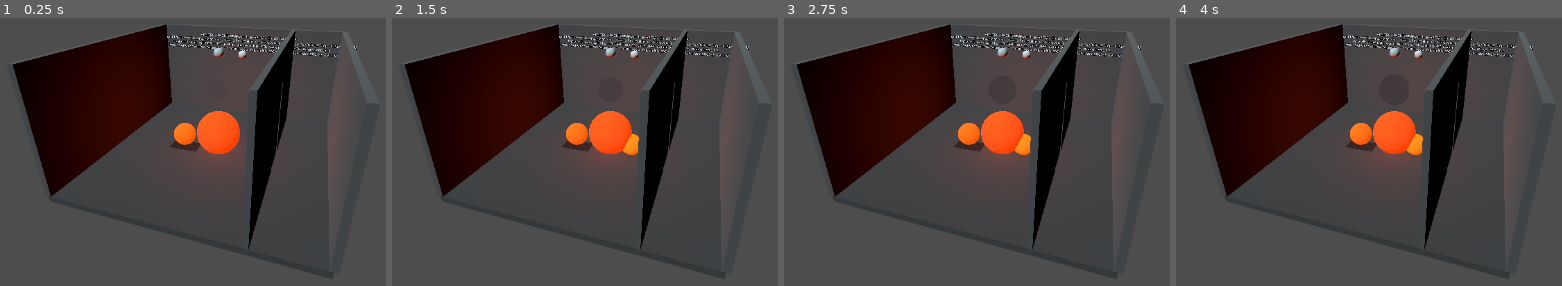
Above: before the commit, frames 1-4 (left to right).
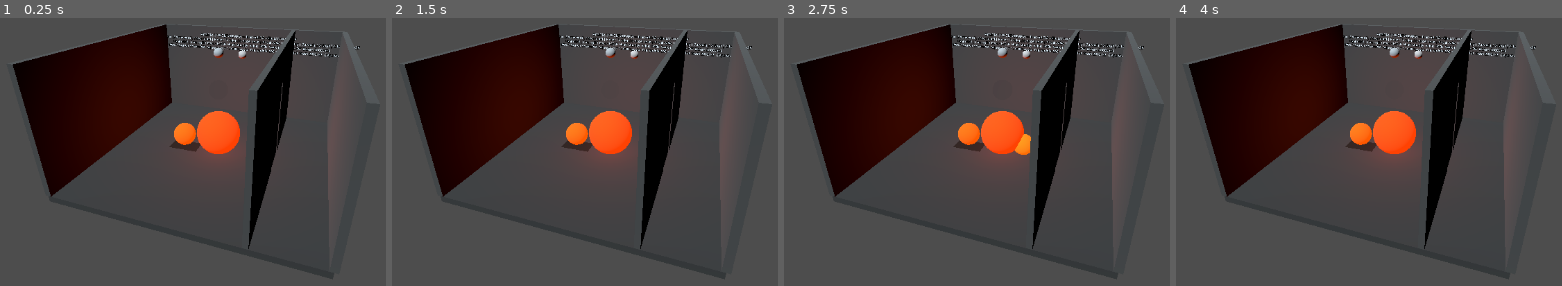
Above: after the commit, the same moments.

Repository: kblood/GameSystems
Game: Godot game, scene res://demos/sprinkler_fire/fire_station_demo.tscn
The game is run twice, just before and just after one commit, with the same random seed, the same clock (stepped at 60 frames per second) and the same inputs. The project has no main scene, so this scene is started directly.
Inputs:
- Up to frame 1 (0.25 s): no input
- Up to frame 2 (1.5 s): tap Enter at 0.5 s; hold D 0.53-1.28 s; tap N at 0.6, 1.35 s; hold S from 1.28 s (still down)
- Up to frame 3 (2.75 s): tap Space at 2 s; release S at 2.03 s; hold D from 2.03 s (still down); tap F at 2.1 s; tap N at 2.3 s
- Up to frame 4 (4 s): tap V at 2.85 s; tap N at 3.05, 3.8 s; release D at 3.53 s; hold S from 3.53 s (still down); tap B at 3.6 s

The runs differ from the first frame. In frame 1, 0.3% of the frame differs, in the area x 43-94%, y 6-12%; in frame 2, 0.9%, in the area x 43-94%, y 6-52%; in frame 3, 0.7%; in frame 4, 0.9%.

Commit message:
Make fire station mission restartable

Diff:
--- a/godot/demos/sprinkler_fire/fire_station_demo.gd
+++ b/godot/demos/sprinkler_fire/fire_station_demo.gd
@@ -70,6 +70,8 @@
 var _spray_visual_by_source: Dictionary = {}
 var _spray_sources_this_frame: Dictionary = {}
 var _active_difficulty_profile: Dictionary = {}
+var _round_scene_nodes: Array[Node] = []
+var _round_transient_nodes: Array[Node] = []
 var _status_label: Label3D
 var _fire_visual: MeshInstance3D
 var _fire_light: OmniLight3D
@@ -83,9 +85,17 @@
 
 
 func _ready() -> void:
+	_initialize_round()
+
+
+func _initialize_round() -> void:
 	_active_difficulty_profile = _resolve_difficulty_profile(difficulty)
 	difficulty = String(_active_difficulty_profile.id)
+	var existing_children := get_children()
 	_build_scene()
+	_round_scene_nodes.clear()
+	for child: Node in get_children():
+		if not existing_children.has(child): _round_scene_nodes.append(child)
 	thermal = Thermal.new()
 	# A low bounded capacity makes automatic sensor activation visible in a short demo.
 	thermal.add_room(ROOM_ID, {"temperature_c": 20.0, "heat_capacity_kj_c": 0.1})
@@ -155,6 +165,34 @@
 	_update_status()
 
 
+## Rebuilds the demo-owned scene and every kernel while preserving the chosen difficulty.
+func restart_mission() -> bool:
+	if not is_inside_tree(): return false
+	for child: Node in _round_scene_nodes + _round_transient_nodes:
+		if is_instance_valid(child) and child.get_parent() == self:
+			remove_child(child)
+			child.queue_free()
+	_round_scene_nodes.clear()
+	_round_transient_nodes.clear()
+	fuel_valve_open = false
+	valve_open = true
+	compartment_door_open = false
+	main_switch_on = true
+	fault_switch_on = false
+	last_spray_ml = 0.0
+	last_puddle_result.clear()
+	sprinkler_source_receipts.clear()
+	_puddle_id_by_sprinkler_source.clear()
+	_spill_spread_registered = false
+	_spray_linger_by_source.clear()
+	_spray_visual_by_source.clear()
+	_spray_sources_this_frame.clear()
+	diesel_puddle_id = -1
+	sprinkler_water_puddle_id = -1
+	_initialize_round()
+	return thermal != null and sprinklers != null and mission_state().status == &"active"
+
+
 func _process(delta: float) -> void:
 	advance(delta)
 
@@ -175,6 +213,7 @@
 		KEY_D: trigger_diesel_head()
 		KEY_G: set_fuel_valve(not fuel_valve_open)
 		KEY_H: set_compartment_door(not compartment_door_open)
+		KEY_N: restart_mission()
 
 
 ## Testable host tick; each kernel applies its own fixed-step budget.
@@ -309,6 +348,7 @@
 		var head_position: Vector3 = event.get("position", Vector3.ZERO)
 		visual = _cylinder(0.36, 2.3, head_position - Vector3(0.0, 0.58, 0.0), _liquid_color(kind))
 		add_child(visual)
+		_round_transient_nodes.append(visual)
 		_spray_visual_by_source[source] = visual
 	else:
 		var head_position: Vector3 = event.get("position", Vector3.ZERO)
@@ -635,7 +675,7 @@
 	for receipt: Dictionary in sprinkler_source_receipts.values():
 		runoff_total_ml += float(receipt.get("puddle_ml", 0.0))
 	var mission := mission_state()
-	_status_label.text = "MISSION: %s [%s] — fires out %d/%d, adjacent room %s\nF water head | T floor runoff | H compartment door | V valve | D diesel head | G fuel …(296 unchanged characters)…
+	_status_label.text = "MISSION: %s [%s] — fires out %d/%d, adjacent room %s\nN new mission | F water head | T floor runoff | H door | V valve | D diesel head | G fuel …(296 unchanged characters)…
 		String(mission.status).to_upper(), difficulty.to_upper(), int(mission.fires_out), int(mission.fire_count),
 		"SAFE" if mission.adjacent_safe else "AT RISK",
 		"OPEN" if compartment_door_open else "CLOSED",
--- a/godot/demos/sprinkler_fire/fire_station_demo_tests.gd
+++ b/godot/demos/sprinkler_fire/fire_station_demo_tests.gd
@@ -95,6 +95,53 @@
 	case_result(invalid_difficulty_demo.demo_state().difficulty == "standard",
 		"unknown scenario difficulty falls back to the verified standard profile")
 	invalid_difficulty_demo.queue_free()
+	var restart_demo: Node3D = DemoScene.instantiate()
+	restart_demo.difficulty = "high_risk"
+	root.add_child(restart_demo)
+	var authored_child_count := restart_demo.get_child_count()
+	var host_node := Node3D.new()
+	host_node.name = "HostOwnedSentinel"
+	restart_demo.add_child(host_node)
+	restart_demo.trigger_runoff_head()
+	var spray_round: Dictionary = restart_demo.advance(0.1)
+	var spray_state: Dictionary = restart_demo.demo_state()
+	case_result(spray_round.ok and spray_state.last_spray_ml > 0.0
+		and spray_state.spray_visuals.has(&"sprinkler:floor-head")
+		and spray_state.spray_visuals[&"sprinkler:floor-head"].visible
+		and spray_state.sprinkler_source_receipts.has(&"sprinkler:floor-head")
+		and restart_demo.get_child_count() > authored_child_count + 1,
+		"restart fixture creates real powered spray, visual child and source receipt")
+	restart_demo.trigger_head()
+	restart_demo.set_compartment_door(true)
+	restart_demo.set_fuel_valve(true)
+	restart_demo.ignite_diesel_spill()
+	restart_demo.set_fault_switch(true)
+	var fault_round: Dictionary = restart_demo.advance(0.1)
+	var fault_state: Dictionary = restart_demo.demo_state()
+	case_result(fault_round.ok and fault_state.fuse_blown
+		and fault_state.door.opening == 1.0 and fault_state.spill_fire.burning
+		and fault_state.puddle_ledger.consumed_ml > 0.0
+		and fault_state.spray_visible and not fault_state.sprinkler_source_receipts.is_empty(),
+		"restart fixture reaches mutated door, burning spill, actual spray receipt and blown-fuse state")
+	var restart_key := InputEventKey.new()
+	restart_key.pressed = true
+	restart_key.keycode = KEY_N
+	restart_demo._unhandled_key_input(restart_key)
+	var restarted_state: Dictionary = restart_demo.demo_state()
+	case_result(restart_demo.get_child_count() == authored_child_count + 1
+		and is_instance_valid(host_node) and host_node.get_parent() == restart_demo
+		and restarted_state.difficulty == "high_risk"
+		and restarted_state.supply.components.water == 750.0
+		and restarted_state.diesel_puddle == {"diesel": 1200.0, "water": 600.0}
+		and restarted_state.puddle_ledger.consumed_ml == 0.0
+		and restarted_state.fire.burning and not restarted_state.spill_fire.burning
+		and restarted_state.door.opening == 0.0 and not restarted_state.fuse_blown
+		and restarted_state.battery.energy_wh == 180.0
+		and restarted_state.mission.status == &"active"
+		and restarted_state.sprinkler_source_receipts.is_empty()
+		and not restarted_state.spray_visible,
+		"N rebuilds round state and effects while preserving host children and selected difficulty")
+	restart_demo.queue_free()
 	var mission_demo: Node3D = DemoScene.instantiate()
 	root.add_child(mission_demo)
 	var mission_fire: Dictionary = mission_demo.demo_state().fire
Not shown, changed: docs/improvement_backlog.md
Not shown, changed: godot/demos/sprinkler_fire/README.md
